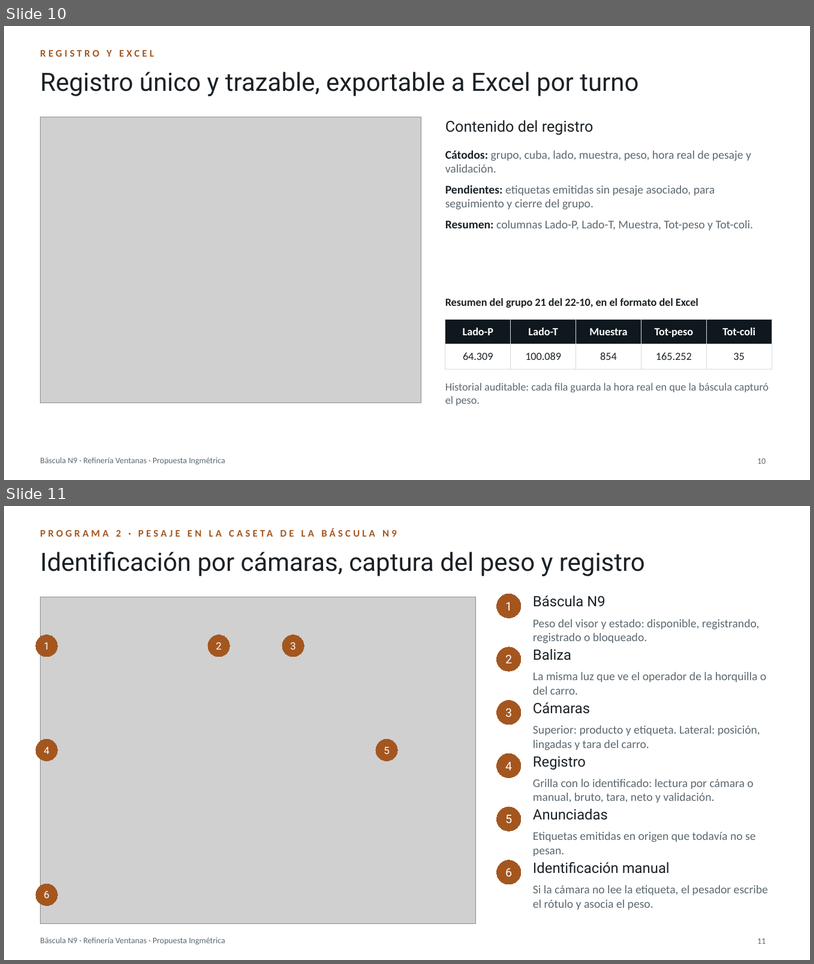
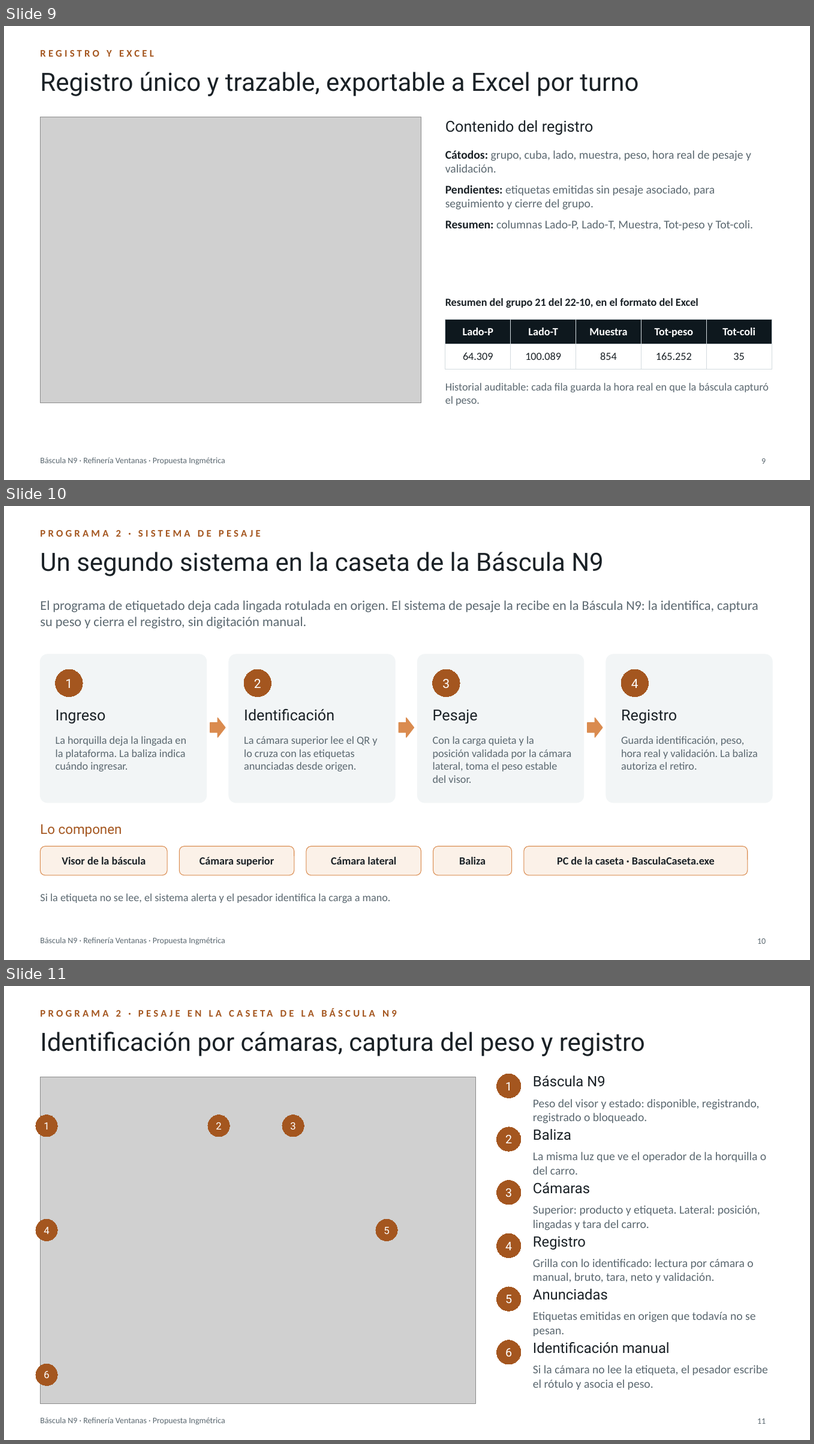
Before and after one commit to BortegaING/Codelco-Proyecto, a slide deck: presentacion/Bascula-N9-Ventanas.pptx. Shown one above the other, each under a label of ours: slides 10 and 11 before the commit, slides 9, 10 and 11 after it. The pictures are 814x964 and 814x1444 pixels, drawn with LibreOffice and Linux fonts; fonts in the diff are those of the drawing; grey boxes stand for pictures. Boxes give left, top, right and bottom in pixels: in the first picture for what was removed or moved away, otherwise in the second. Text is boxed around its words. In the diff, an @@ line names an element or a change of style, - is before the commit and + after.

```diff
--- a/presentacion/Bascula-N9-Ventanas.pptx
+++ b/presentacion/Bascula-N9-Ventanas.pptx
@@ slide 10 added at <box>4,506,810,960</box>, background #FFFFFF; not listed: 1 template element that a slide beside it also shows @@
@@ text added at <box>40,530,261,537</box>, 12 pt, text #A4561F, bold @@
+PROGRAMA 2 · SISTEMA DE PESAJE
@@ title added at <box>40,552,604,576</box>, 30 pt, text #1A2126 @@
+Un segundo sistema en la caseta de la Báscula N9
@@ text added at <box>40,600,759,628</box>, 16 pt, text #5B6870 @@
+El programa de etiquetado deja cada lingada rotulada en origen. El sistema de pesaje la recibe en la Báscula N9: la identifica, captura su peso y cierra el registro, sin digitación manual.
@@ rounded rectangle added at <box>40,654,207,802</box>, fill #F2F5F6, outline #F2F5F6 0.75 pt @@
@@ rounded rectangle added at <box>229,654,395,802</box>, fill #F2F5F6, outline #F2F5F6 0.75 pt @@
@@ rounded rectangle added at <box>418,654,584,802</box>, fill #F2F5F6, outline #F2F5F6 0.75 pt @@
@@ rounded rectangle added at <box>606,654,773,802</box>, fill #F2F5F6, outline #F2F5F6 0.75 pt @@
@@ ellipse added at <box>56,669,83,697</box>, fill #A4561F, outline #A4561F 0.75 pt, 15 pt, text #FFFFFF @@
+1
@@ ellipse added at <box>244,669,272,697</box>, fill #A4561F, outline #A4561F 0.75 pt, 15 pt, text #FFFFFF @@
+2
@@ ellipse added at <box>433,669,460,697</box>, fill #A4561F, outline #A4561F 0.75 pt, 15 pt, text #FFFFFF @@
+3
@@ ellipse added at <box>621,669,649,697</box>, fill #A4561F, outline #A4561F 0.75 pt, 15 pt, text #FFFFFF @@
+4
@@ text added at <box>56,709,106,724</box>, 18 pt, text #1A2126 @@
+Ingreso
@@ right arrow added at <box>210,718,225,737</box>, fill #DA8B4F, outline #DA8B4F 1 pt @@
@@ text added at <box>244,709,335,721</box>, 18 pt, text #1A2126 @@
+Identificación
@@ right arrow added at <box>399,718,414,737</box>, fill #DA8B4F, outline #DA8B4F 1 pt @@
@@ text added at <box>433,709,478,724</box>, 18 pt, text #1A2126 @@
+Pesaje
@@ right arrow added at <box>588,718,603,737</box>, fill #DA8B4F, outline #DA8B4F 1 pt @@
@@ text added at <box>621,709,677,724</box>, 18 pt, text #1A2126 @@
+Registro
@@ text added at <box>56,736,186,771</box>, 13 pt, text #5B6870 @@
+La horquilla deja la lingada en la plataforma. La baliza indica cuándo ingresar.
@@ text added at <box>244,736,377,771</box>, 13 pt, text #5B6870 @@
+La cámara superior lee el QR y lo cruza con las etiquetas anunciadas desde origen.
@@ text added at <box>433,736,572,783</box>, 13 pt, text #5B6870 @@
+Con la carga quieta y la posición validada por la cámara lateral, toma el peso estable del visor.
@@ text added at <box>621,736,758,769</box>, 13 pt, text #5B6870 @@
+Guarda identificación, peso, hora real y validación. La baliza autoriza el retiro.
@@ text added at <box>40,824,122,837</box>, 16 pt, text #A4561F @@
+Lo componen
@@ rounded rectangle added at <box>40,846,167,875</box>, fill #FBF1E8, outline #DA8B4F 0.75 pt, 13 pt, text #1A2126, bold @@
+Visor de la báscula
@@ rounded rectangle added at <box>179,846,294,875</box>, fill #FBF1E8, outline #DA8B4F 0.75 pt, 13 pt, text #1A2126, bold @@
+Cámara superior
@@ rounded rectangle added at <box>306,846,422,875</box>, fill #FBF1E8, outline #DA8B4F 0.75 pt, 13 pt, text #1A2126, bold @@
+Cámara lateral
@@ rounded rectangle added at <box>434,846,512,875</box>, fill #FBF1E8, outline #DA8B4F 0.75 pt, 13 pt, text #1A2126, bold @@
+Baliza
@@ rounded rectangle added at <box>524,846,748,875</box>, fill #FBF1E8, outline #DA8B4F 0.75 pt, 13 pt, text #1A2126, bold @@
+PC de la caseta · BasculaCaseta.exe
@@ text added at <box>40,893,391,903</box>, 13 pt, text #5B6870 @@
+Si la etiqueta no se lee, el sistema alerta y el pesador identifica la carga a mano.
@@ page number added at <box>758,938,766,943</box>, 10 pt, text #5B6870 @@
+10
@@ what was slide 10 is now slide 9 @@
@@ page number at <box>762,458,766,463</box>: text changed @@
-10
+9
```
Also in this commit, not shown: 1 slide removed, 1 other file.
